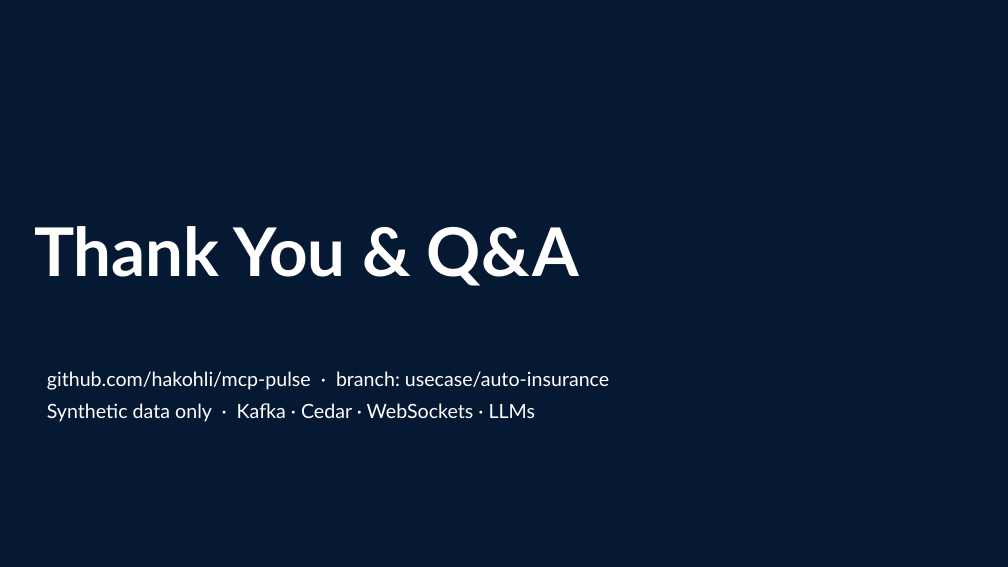
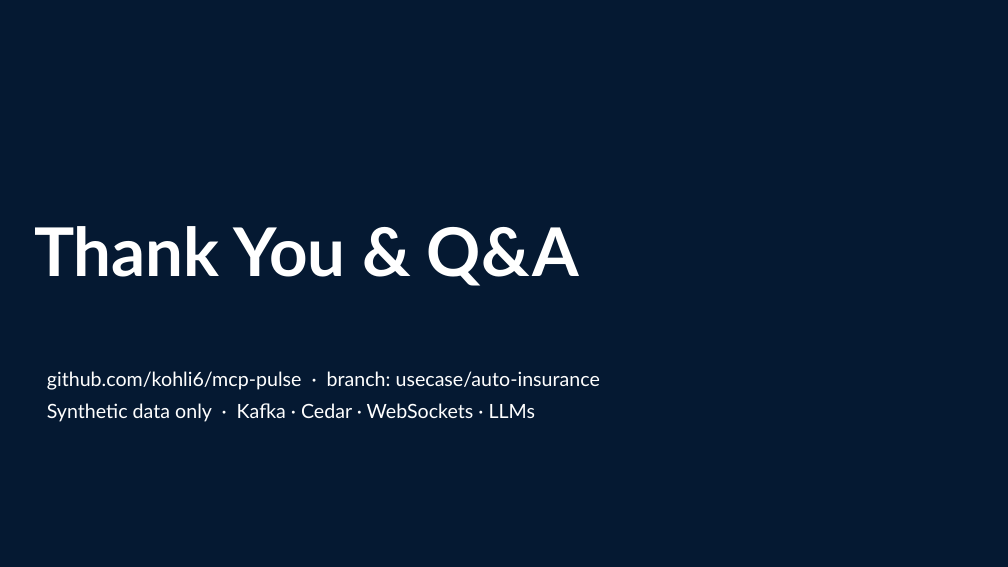
Before and after one commit to hakohli/mcp-pulse, a slide deck: slide 18 of use-cases/auto-insurance/docs/presentation/MCP_Pulse_Auto_Insurance.pptx. Drawn at 1008x567 pixels with LibreOffice and Linux fonts; fonts in the diff are those of the drawing; background and template pictures are left out. Boxes give left, top, right and bottom in pixels: in the first picture for what was removed or moved away, otherwise in the second. Text is boxed around its words. In the diff, an @@ line names an element or a change of style, - is before the commit and + after.

```diff
--- a/use-cases/auto-insurance/docs/presentation/MCP_Pulse_Auto_Insurance.pptx
+++ b/use-cases/auto-insurance/docs/presentation/MCP_Pulse_Auto_Insurance.pptx
@@ subtitle at (x1=47, y1=371, x2=600, y2=390): text changed @@
-github.com/hakohli/mcp-pulse · branch: usecase/auto-insurance
+github.com/kohli6/mcp-pulse · branch: usecase/auto-insurance
```
Also in this commit, not shown: 1 other slide changed, 3 other files.
